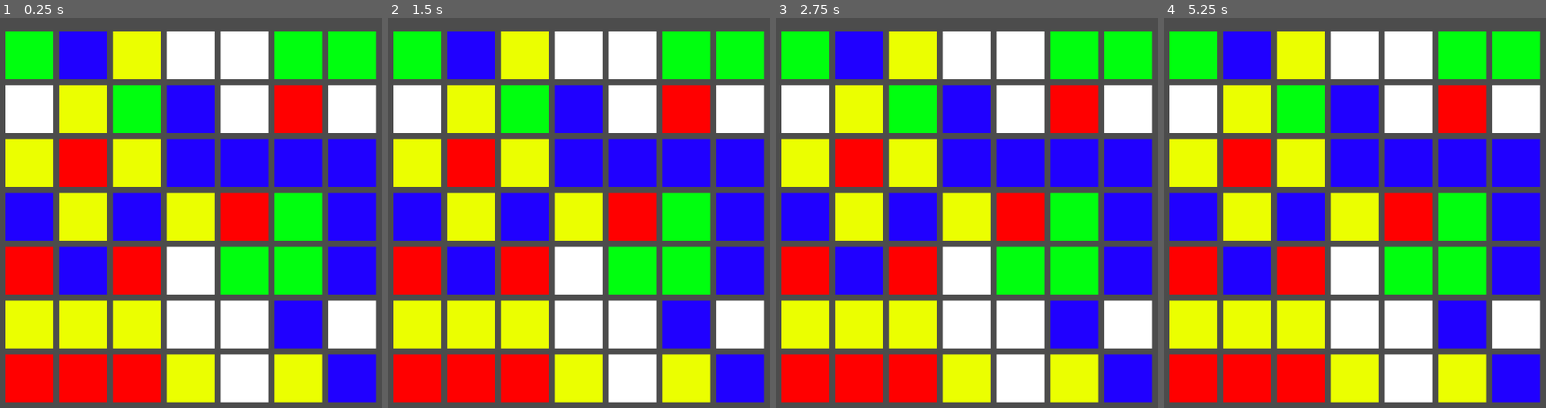
Above: before the commit, frames 1-4 (left to right).
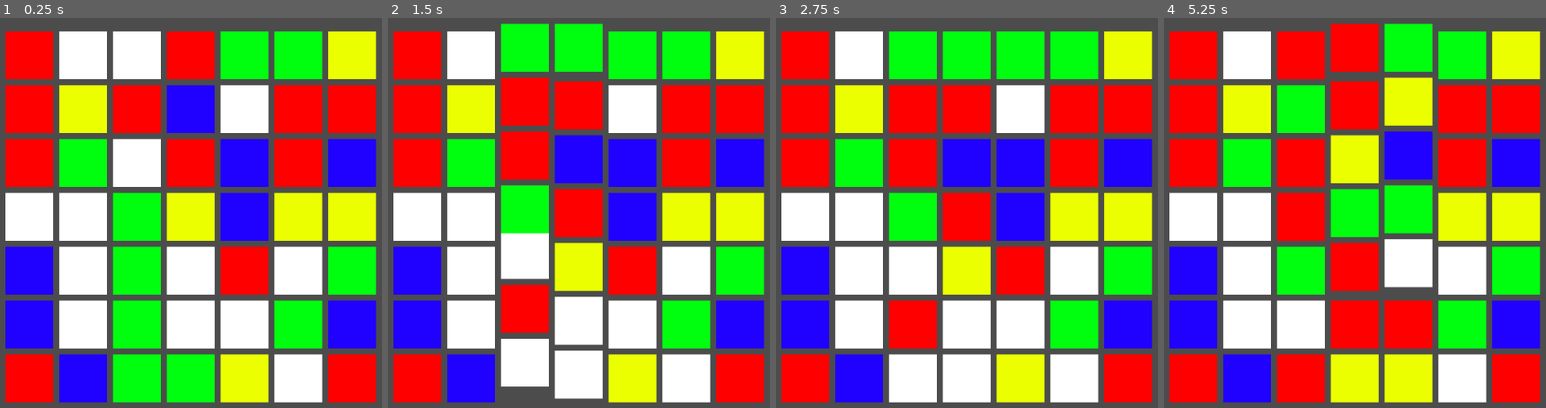
Above: after the commit, the same moments.

Repository: pugkung/godot_collapse
Game: Godot game, scene res://scenes/game_scene.tscn
The game is run twice, just before and just after one commit, with the same random seed, the same clock (stepped at 60 frames per second) and the same inputs.
Inputs (mouse positions are in pixels of both pictures, inside the frame that each line leads up to):
- Up to frame 1 (0.25 s): no input
- Up to frame 2 (1.5 s): tap Enter at 0.5 s; move the mouse to (670, 248) at 0.52 s; click (670, 248) at 0.6 s; tap Space at 1.25 s; move the mouse to (502, 318) at 1.27 s; click (502, 318) at 1.35 s
- Up to frame 3 (2.75 s): tap Enter at 2 s; move the mouse to (1009, 123) at 2.02 s; click (1009, 123) at 2.1 s
- Up to frame 4 (5.25 s): tap Space at 2.75, 4.25 s; move the mouse to (outside the picture) at 2.77 s; click (outside the picture) at 2.85 s; tap Enter at 3.5 s; move the mouse to (1477, 388) at 3.52 s; click (1477, 388) at 3.6 s; move the mouse to (1236, 174) at 4.27 s; click (1236, 174) at 4.35 s; move the mouse to (1377, 283) at 5.02 s; click (1377, 283) at 5.1 s

The runs differ from the first frame. In frame 1, 58% of the frame differs, in the area x 1-99%, y 3-99%; in frame 2, 64%; in frame 3, 61%; in frame 4, 65%, in the area x 1-99%, y 1-99%.

Commit message:
implement match 3 logic check

Diff:
--- a/scenes/game_scene.tscn
+++ b/scenes/game_scene.tscn
@@ -11,3 +11,4 @@
 x_start = 82
 y_start = 640
 offset = 72
+y_offset = -2
--- a/scenes/piece.tscn
+++ b/scenes/piece.tscn
@@ -7,3 +7,5 @@
 
 [node name="Sprite" type="Sprite" parent="."]
 scale = Vector2( 64, 64 )
+
+[node name="move_tween" type="Tween" parent="."]
--- a/src/grid.gd
+++ b/src/grid.gd
@@ -5,6 +5,7 @@
 export (int) var x_start
 export (int) var y_start
 export (int) var offset
+export (int) var y_offset
 
 var pieces_list = [
 	preload("res://scenes/red_piece.tscn"),
@@ -19,6 +20,7 @@
 var touch_pos = Vector2(0,0)
 
 func _ready():
+	randomize()
 	all_pieces = make_2d_array()
 	spawn_pieces()
 
@@ -35,11 +37,16 @@
 func spawn_pieces():
 	for i in width:
 		for j in height:
-			var rand = floor(rand_range(0, pieces_list.size()))
-			var piece = pieces_list[rand].instance()
+			var piece = gen_new_piece()
 			add_child(piece)
 			piece.position = grid_to_pixel(i,j)
+			all_pieces[i][j] = piece
 
+
+func gen_new_piece():
+	var rand = floor(rand_range(0, pieces_list.size()))
+	var new_piece = pieces_list[rand].instance()
+	return new_piece
 
 func grid_to_pixel(col, row):
 	var new_x = x_start + offset * col
@@ -65,9 +72,69 @@
 		touch_pos = get_global_mouse_position()
 		var grid_pos = pixel_to_grid(touch_pos.x, touch_pos.y)
 		if is_in_grid(grid_pos.x, grid_pos.y):
-			print(grid_pos)
+			var grid_list = get_neighbour_matches(grid_pos.x, grid_pos.y)
+			if len(grid_list) >= 2:
+				destroy_pieces(grid_list)
 	pass
+
+
+func get_neighbour_matches(i,j):
+	var matched_list = []
+	var color = all_pieces[i][j].color
+	traverse(matched_list, i, j, color)
+	return matched_list
+
+
+func traverse(matched_list, i, j, color):
+	if (i >= width or i < 0 or j >= height or j < 0 or
+		Vector2(i,j) in matched_list):
+		return matched_list
+
+	if not Vector2(i,j) in matched_list:
+		matched_list.append(Vector2(i,j))
+
+	if i+1 < width and color == all_pieces[i+1][j].color:
+		traverse(matched_list, i+1, j, color)	# right
+	if i-1 >= 0 and color == all_pieces[i-1][j].color:
+		traverse(matched_list, i-1, j, color)	# left
+	if j+1 < height and color == all_pieces[i][j+1].color:
+		traverse(matched_list, i, j+1, color)	# up
+	if j-1 >= 0 and color == all_pieces[i][j-1].color:
+		traverse(matched_list, i, j-1, color)	# down
 
 
 func _process(delta):
 	touch_input()
+
+
+func destroy_pieces(destroy_list):
+	for pos in destroy_list:
+		print(pos)
+		if all_pieces[pos.x][pos.y] != null:
+			all_pieces[pos.x][pos.y].queue_free()
+			all_pieces[pos.x][pos.y] = null
+	collapse_columns()
+
+
+func collapse_columns():
+	for i in width:
+		for j in height:
+			if all_pieces[i][j] == null:
+				for k in range(j+1, height):
+					if all_pieces[i][k] != null:
+						all_pieces[i][k].move(grid_to_pixel(i,j))
+						all_pieces[i][j] = all_pieces[i][k]
+						all_pieces[i][k] = null
+						break
+	refill_columns()
+
+
+func refill_columns():
+	for i in width:
+		for j in height:
+			if all_pieces[i][j] == null:
+				var piece = gen_new_piece()
+				add_child(piece)
+				piece.position = grid_to_pixel(i,j - y_offset)
+				piece.move(grid_to_pixel(i,j))
+				all_pieces[i][j] = piece;
--- a/src/piece.gd
+++ b/src/piece.gd
@@ -1,12 +1,16 @@
 extends Node2D
 
 export (String) var color
-
-# Called when the node enters the scene tree for the first time.
-func _ready():
-	pass # Replace with function body.
+var move_tween
 
 
-# Called every frame. 'delta' is the elapsed time since the previous frame.
-#func _process(delta):
-#	pass
+func _ready():
+	move_tween = get_node("move_tween")
+
+
+func move(target):
+	print(position)
+	print(target)
+	move_tween.interpolate_property(self, "position", position, target, .2,
+									Tween.TRANS_CUBIC, Tween.EASE_OUT)
+	move_tween.start()
